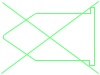
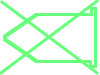
Two versions of the same layered image (100px x 75px). Layer-by-layer changes:
painted on "Line 11" over (0, 0, 99, 75)
painted on "Line 10" over (0, 0, 99, 75)
painted on "Line 9" over (3, 7, 97, 68)
removed layer "Line 2" (1st of 2) over (3, 13, 36, 36)
removed layer "Line 2" (2nd of 2) over (3, 38, 36, 61)
